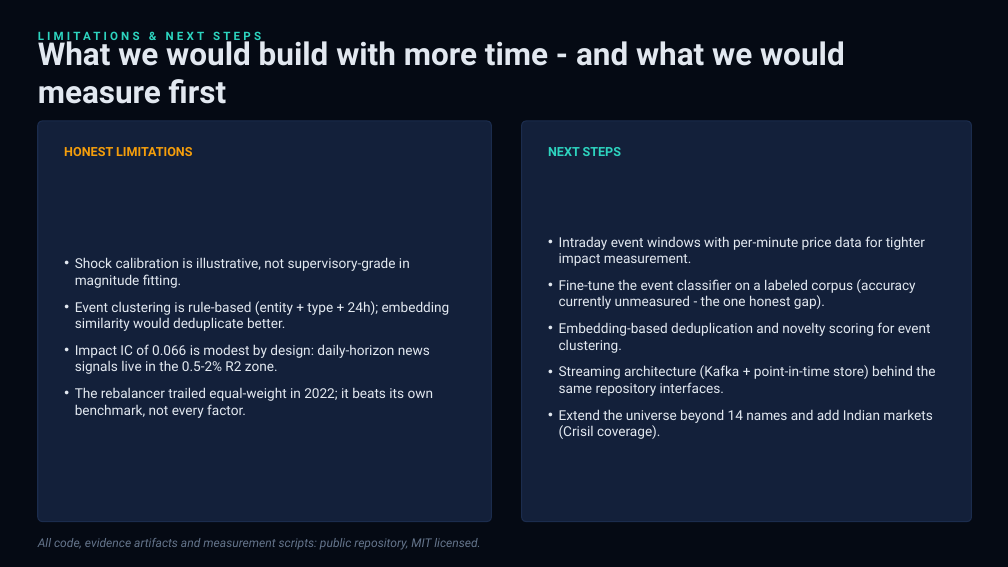
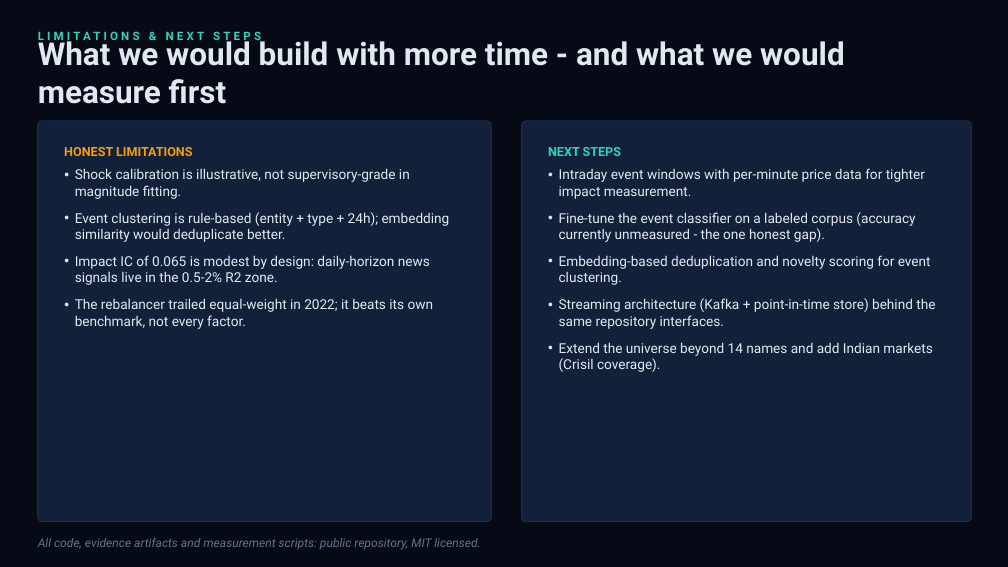
Before and after one commit to SachinGoyal94/TIET-SachinGoyal-Hackathon, a slide deck: slide 7 of docs/presentation.pptx. Drawn at 1008x567 pixels with LibreOffice and Linux fonts; fonts in the diff are those of the drawing. Boxes give left, top, right and bottom in pixels: in the first picture for what was removed or moved away, otherwise in the second. Text is boxed around its words. In the diff, an @@ line names an element or a change of style, - is before the commit and + after.

```diff
--- a/docs/presentation.pptx
+++ b/docs/presentation.pptx
@@ text "Shock calibration is illustrative, not ..." at <box>75,168,450,329</box>: vertical alignment middle to top @@
@@ text "Intraday event windows with per-minute ..." at <box>559,168,935,372</box>: vertical alignment middle to top @@
@@ text at <box>75,255,430,285</box>: text changed @@
-• Impact IC of 0.066 is modest by design: daily-horizon news signals live in the 0.5-2% R2 zone.
+• Impact IC of 0.065 is modest by design: daily-horizon news signals live in the 0.5-2% R2 zone.
```
Also in this commit, not shown: 4 other slides changed, 3 other files.
